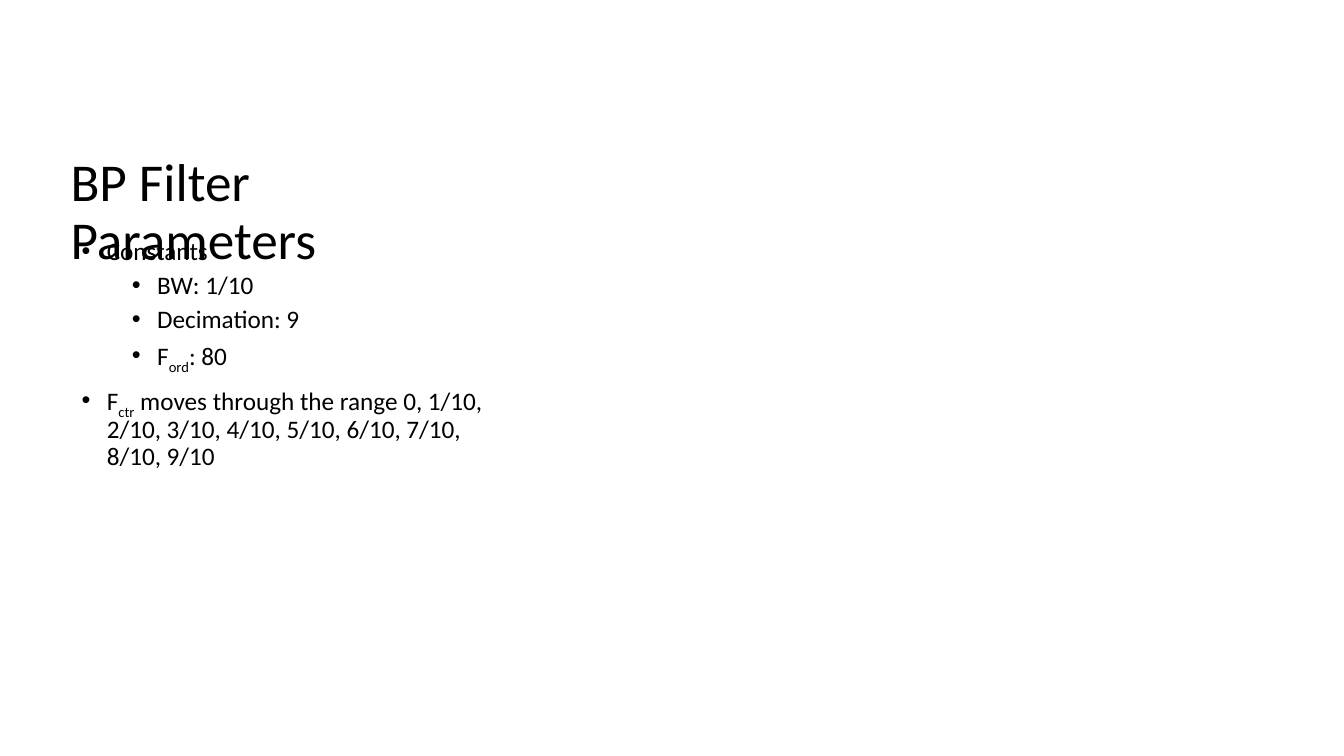
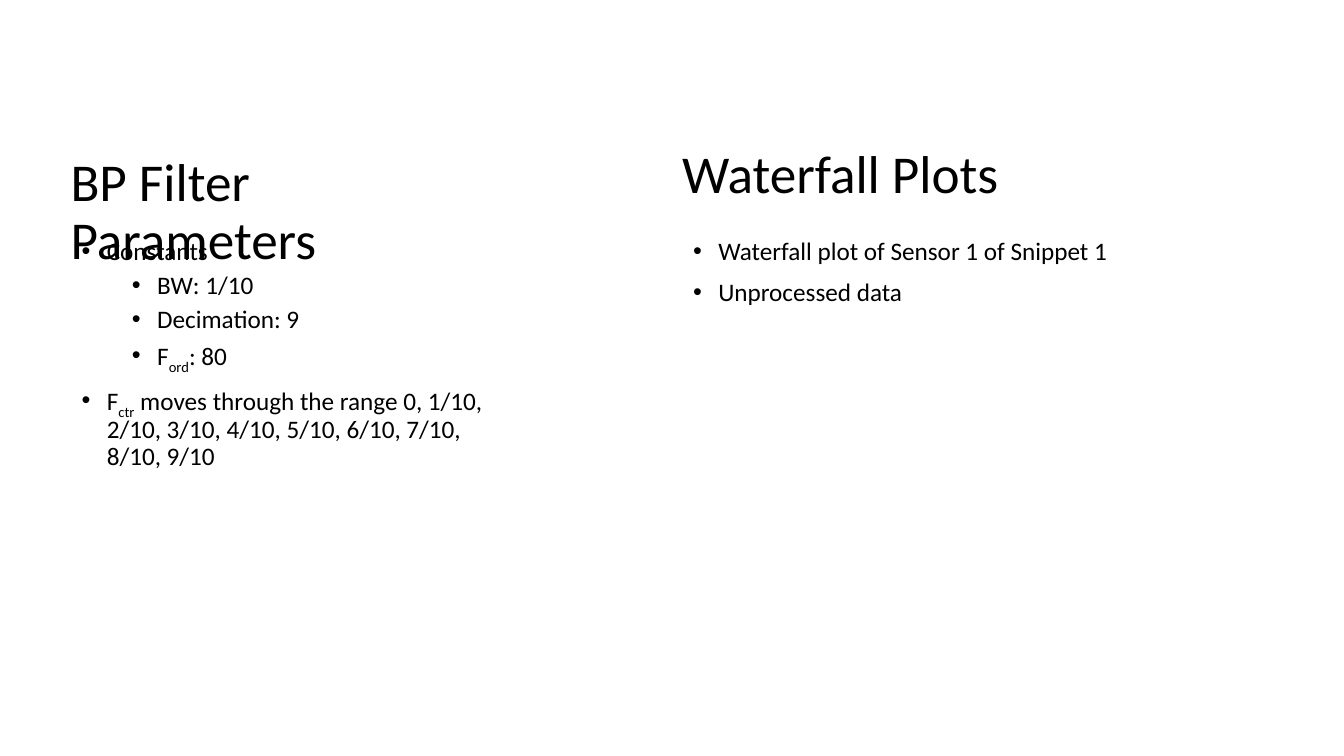
Before and after one commit to laurenlusk/DigiCommFinalProject, a slide deck: slide 2 of Singular Value Powerpoints/SVD 10 Filters Snippet 1.pptx. Drawn at 1344x756 pixels with LibreOffice and Linux fonts; fonts in the diff are those of the drawing. Boxes give left, top, right and bottom in pixels: in the first picture for what was removed or moved away, otherwise in the second. Text is boxed around its words. In the diff, an @@ line names an element or a change of style, - is before the commit and + after.

```diff
--- a/Singular Value Powerpoints/SVD 10 Filters Snippet 1.pptx
+++ b/Singular Value Powerpoints/SVD 10 Filters Snippet 1.pptx
@@ text added at box(682, 156, 998, 194), 38 pt, text #000000 @@
+Waterfall Plots
@@ text added at box(718, 242, 1107, 305), 18 pt, text #000000 @@
+• Waterfall plot of Sensor 1 of Snippet 1
+• Unprocessed data
```
Also in this commit, not shown: 10 other slides changed, 1 slide added, 1 slide removed, 3 other files.
